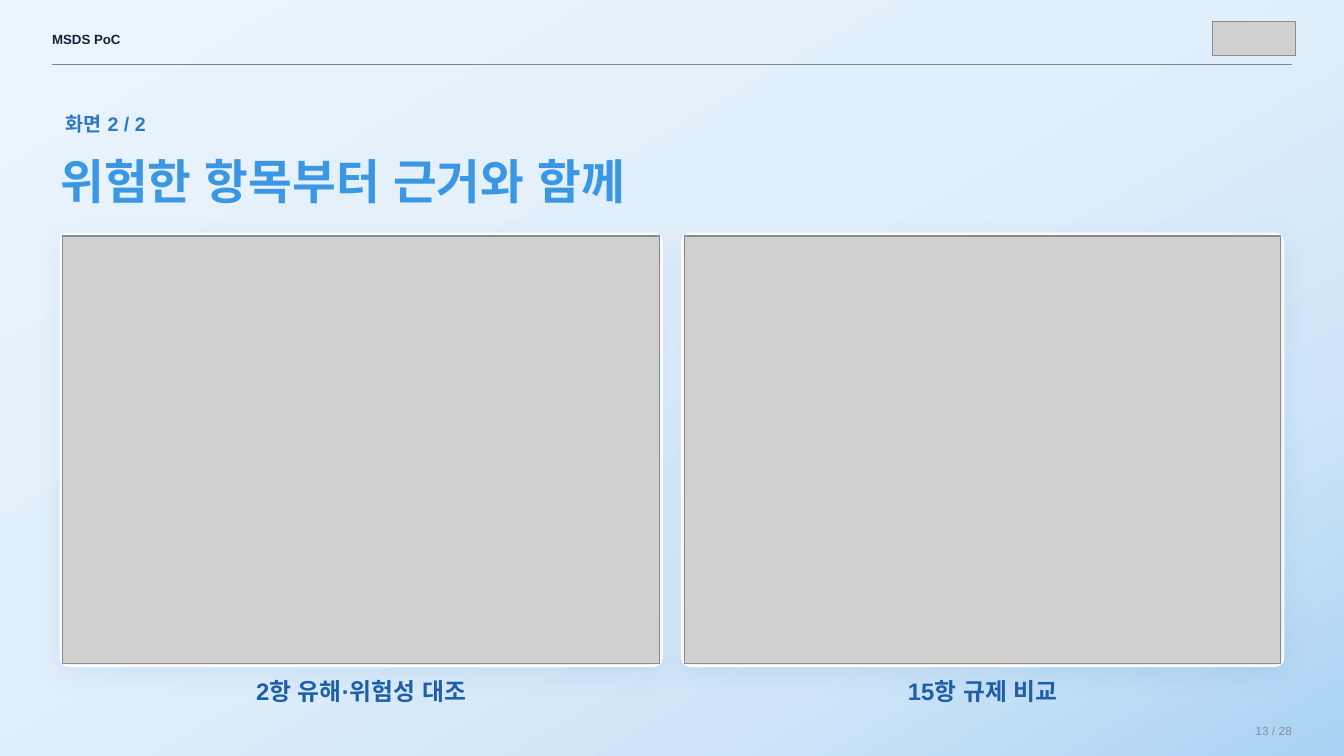
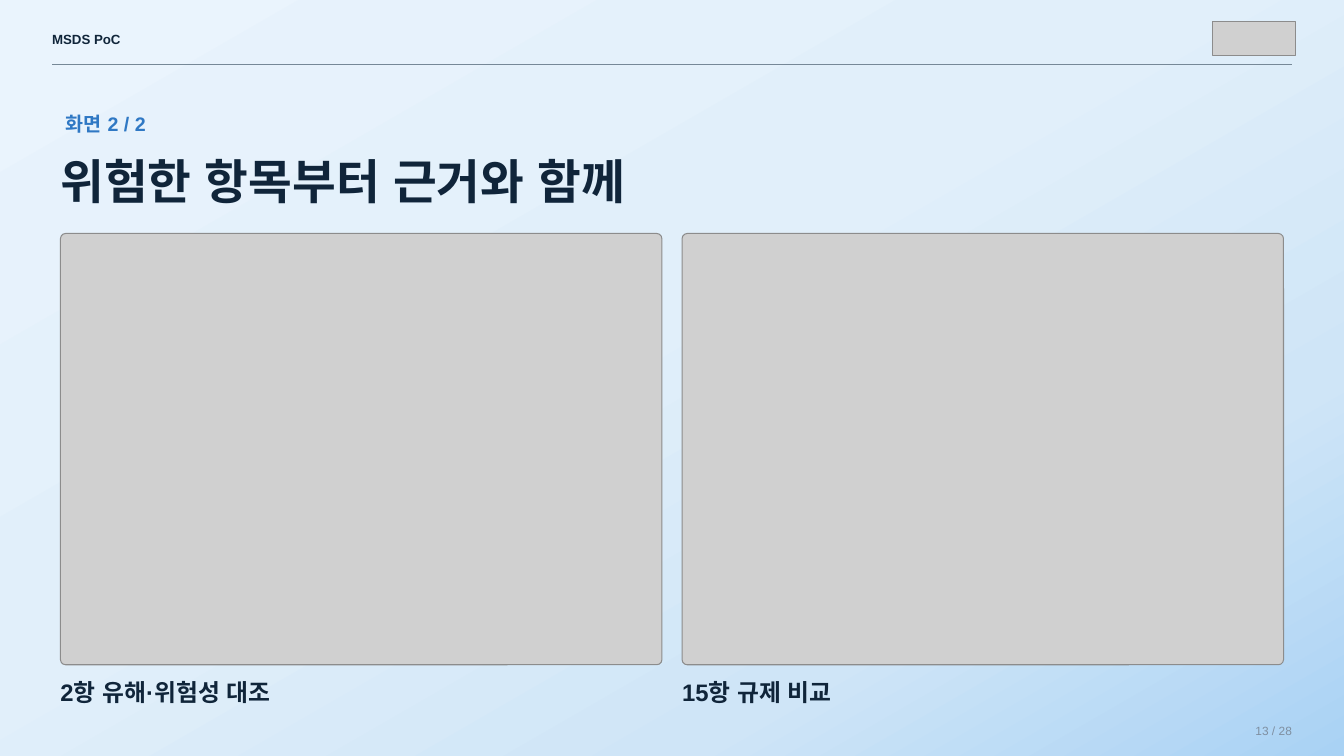
Before and after one commit to sunub/for-digital-divide, a slide deck: slide 13 of MSDS_PoC_flat.pptx. Drawn at 1344x756 pixels with LibreOffice and Linux fonts; fonts in the diff are those of the drawing; grey boxes stand for pictures. Boxes give left, top, right and bottom in pixels: in the first picture for what was removed or moved away, otherwise in the second. Text is boxed around its words. In the diff, an @@ line names an element or a change of style, - is before the commit and + after.

```diff
--- a/MSDS_PoC_flat.pptx
+++ b/MSDS_PoC_flat.pptx
@@ text "위험한 항목부터 근거와 함께" at [60,158,626,204]: text colour #3B97E3 to #10253A @@
@@ rounded rectangle removed at [60,234,662,666] @@
@@ picture: place and size @@
-picture at [685,236,1281,663]
+picture at [683,234,1285,665]
@@ rounded rectangle removed at [683,234,1285,666] @@
@@ text "2항 유해·위험성 대조" at [60,681,271,703]: text colour #1F5FA8 to #10253A; alignment centre to left @@
@@ text "15항 규제 비교" at [682,681,832,703]: text colour #1F5FA8 to #10253A; alignment centre to left @@
```
Also in this commit, not shown: 24 other slides changed.
